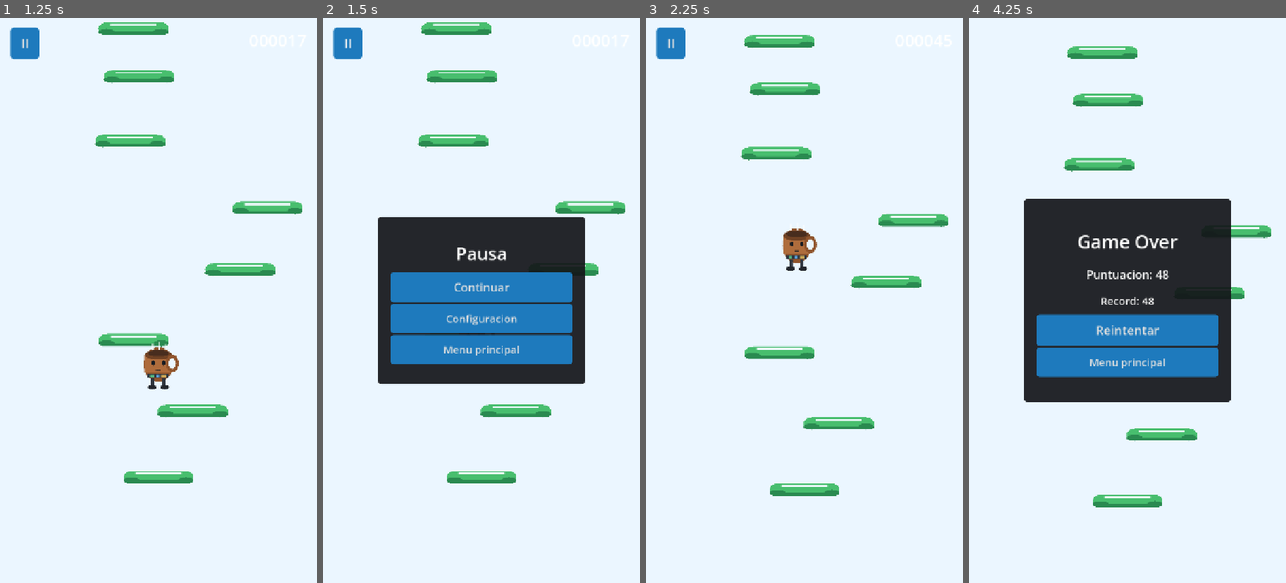
Above: before the commit, frames 1-4 (left to right).
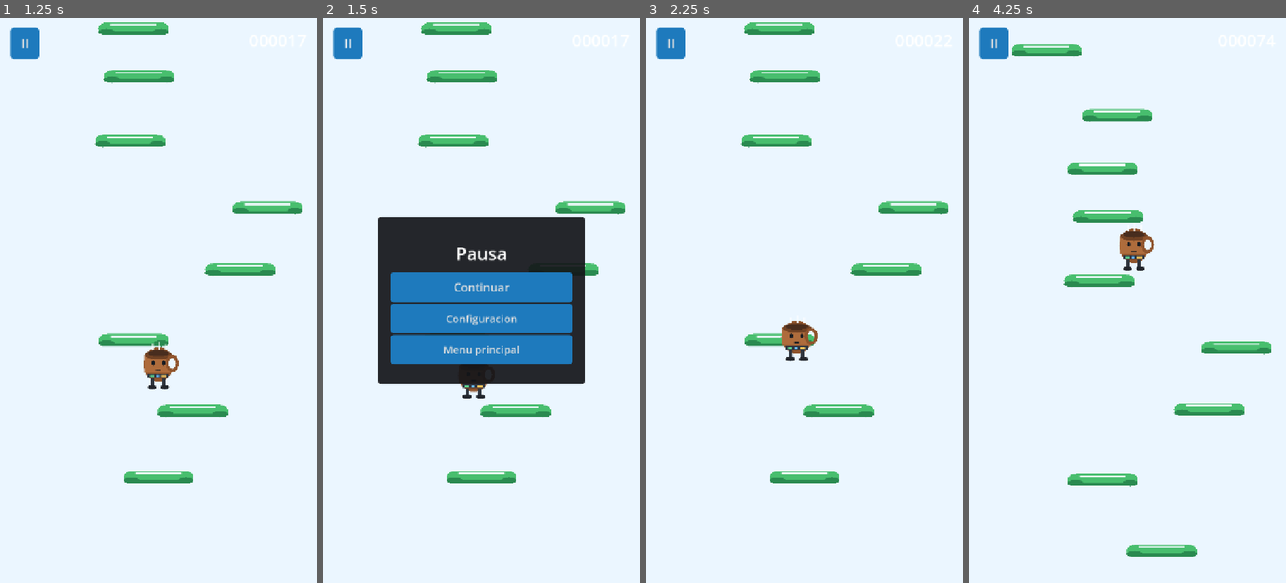
Above: after the commit, the same moments.

Repository: Mukul578/DoodleDeveloper
Game: Godot game, scene res://Scenes/Main.tscn
The game is run twice, just before and just after one commit, with the same random seed, the same clock (stepped at 60 frames per second) and the same inputs. Sound files missing from this copy of the repository are replaced by a short silence.
Inputs:
- Up to frame 1 (1.25 s): click "Jugar" at 0.5 s
- Up to frame 2 (1.5 s): click "II" at 1.25 s
- Up to frame 3 (2.25 s): click "Continuar" at 2 s
- Up to frame 4 (4.25 s): hold Right (move_right) 2.78-3.53 s; hold Left (move_left) from 3.53 s (still down)

Frame 1 is identical in both runs. In frame 2, 0.1% of the frame differs, in the area x 43-52%, y 64-68%; in frame 3, 7.8%; in frame 4, 29%, in the area x 3-96%, y 1-96%.

Commit message:
Corregir pausa de fisicas y controles

Diff:
--- a/Scenes/Main.tscn
+++ b/Scenes/Main.tscn
@@ -39,6 +39,7 @@
 size = Vector2(360, 1280)
 
 [node name="Main" type="Node2D" unique_id=689423973]
+process_mode = 3
 script = ExtResource("1_game_script")
 
 [node name="BackgroundLayer" type="CanvasLayer" parent="." unique_id=302644755]
@@ -50,8 +51,10 @@
 color = Color(0.92, 0.965, 1, 1)
 
 [node name="Platforms" type="Node2D" parent="." unique_id=23798112]
+process_mode = 1
 
 [node name="Player" parent="." unique_id=812478769 instance=ExtResource("2_player_scene")]
+process_mode = 1
 position = Vector2(360, 950)
 
 [node name="Audio" type="Node" parent="."]
--- a/Scripts/game.gd
+++ b/Scripts/game.gd
@@ -18,6 +18,7 @@
 @onready var game_over_layer: CanvasLayer = $UI/GameOverLayer
 @onready var pause_layer: CanvasLayer = $UI/PauseLayer
 @onready var settings_layer: CanvasLayer = $UI/SettingsLayer
+@onready var touch_controls: Control = $UI/HUDLayer/TouchControls
 @onready var score_label: Label = $UI/HUDLayer/MarginContainer/ScoreLabel
 @onready var final_score_label: Label = $UI/GameOverLayer/Panel/VBoxContainer/FinalScoreLabel
 @onready var best_score_label: Label = $UI/GameOverLayer/Panel/VBoxContainer/BestScoreLabel
@@ -44,7 +45,6 @@
 
 
 func _ready() -> void:
-	process_mode = Node.PROCESS_MODE_ALWAYS
 	randomize()
 	player.viewport_width = VIEWPORT_SIZE.x
 	$UI/MenuLayer/Panel/VBoxContainer/StartButton.pressed.connect(start_game)
@@ -105,6 +105,9 @@
 		return
 	paused = true
 	pause_layer.visible = true
+	touch_controls.visible = false
+	Input.action_release("move_left")
+	Input.action_release("move_right")
 	get_tree().paused = true
 
 
@@ -114,6 +117,7 @@
 	get_tree().paused = false
 	paused = false
 	pause_layer.visible = false
+	touch_controls.visible = true
 
 
 func _show_menu() -> void:
@@ -140,6 +144,7 @@
 	game_over_layer.visible = show_game_over
 	pause_layer.visible = show_pause
 	settings_layer.visible = show_settings
+	touch_controls.visible = show_hud and not show_pause and not show_settings
 
 
 func _create_starting_platforms() -> void:
